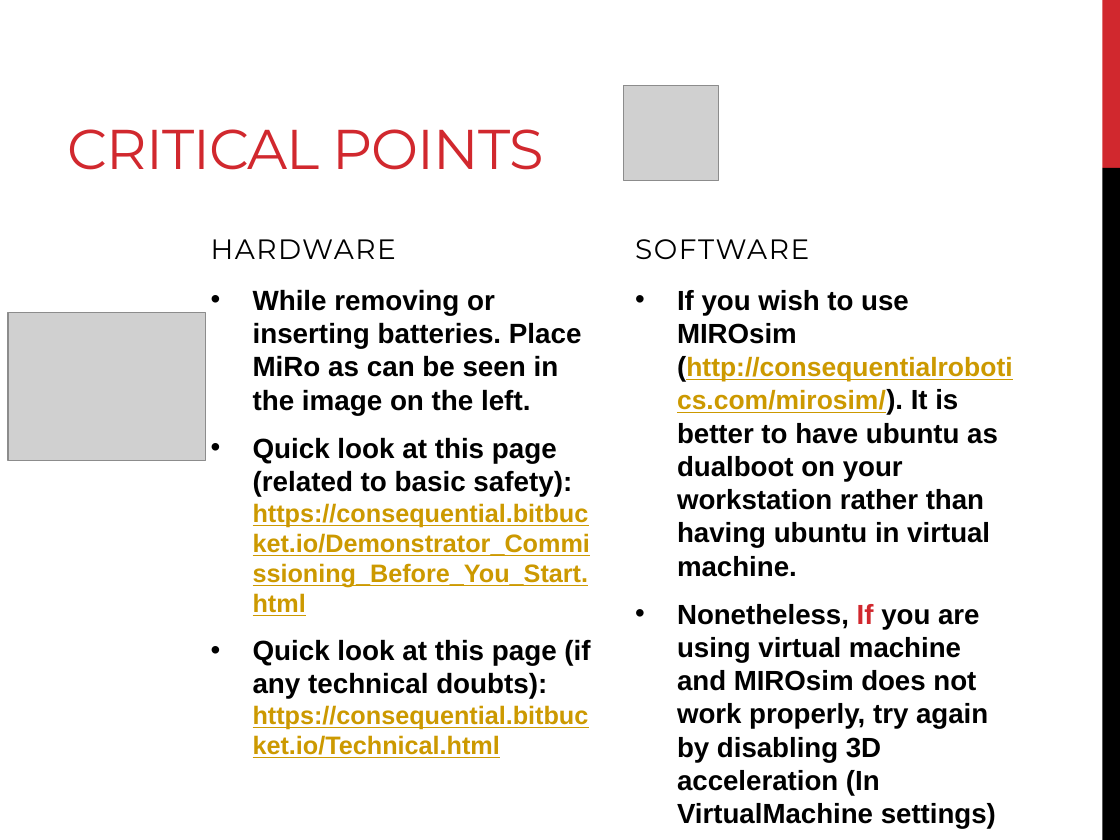
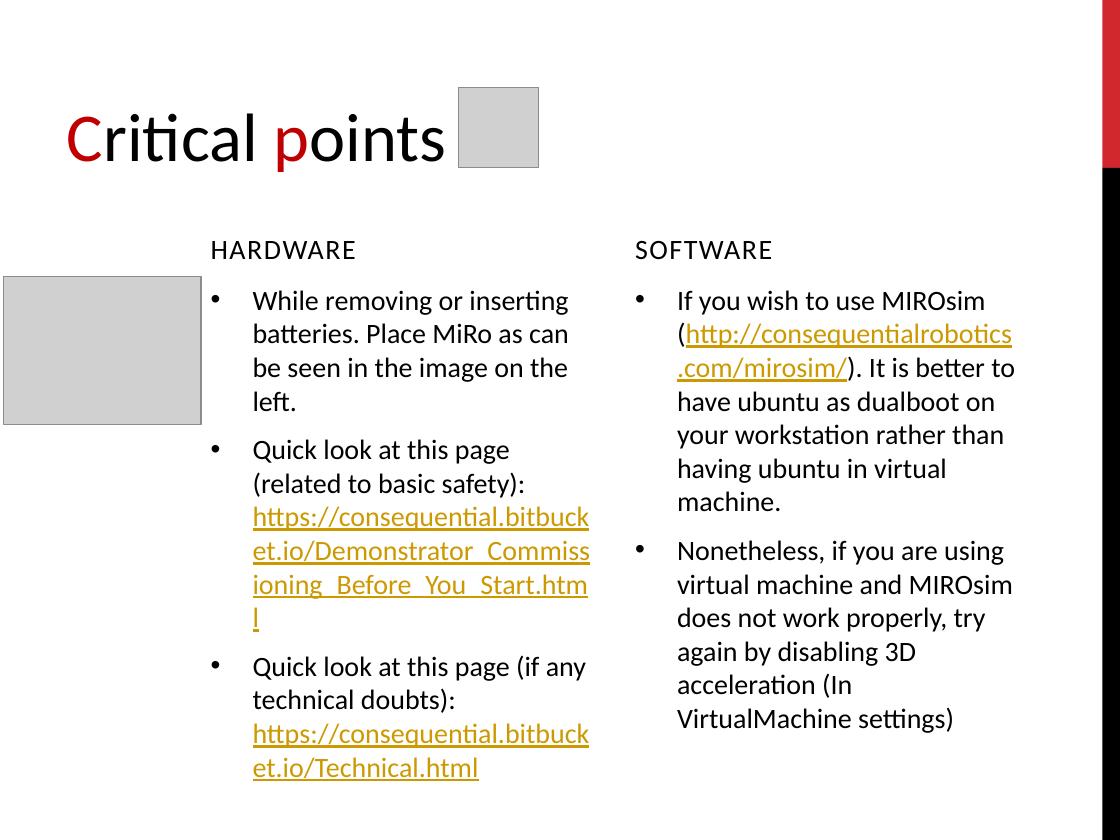
Before and after one commit to EmaroLab/MIRO, a slide deck: slide 6 of MIRO_setup.pptx (slide 4 before the commit). Drawn at 1120x840 pixels with LibreOffice and Linux fonts; fonts in the diff are those of the drawing; grey boxes stand for pictures. Boxes give left, top, right and bottom in pixels: in the first picture for what was removed or moved away, otherwise in the second. Text is boxed around its words. In the diff, an @@ line names an element or a change of style, - is before the commit and + after.

```diff
--- a/MIRO_setup.pptx
+++ b/MIRO_setup.pptx
@@ picture: place and size @@
-picture at bbox=[624, 86, 719, 181]
+picture at bbox=[458, 87, 538, 167]
@@ text added at bbox=[67, 113, 447, 172], 44 pt, text #000000 @@
+Critical points
@@ title removed at bbox=[67, 129, 544, 170] @@
-CRITICAL POINTS
@@ text "HARDWARE" at bbox=[211, 241, 356, 259]: font Montserrat to Calibri @@
@@ text "SOFTWARE" at bbox=[635, 241, 772, 260]: font Montserrat to Calibri @@
@@ picture: place and size @@
-picture at bbox=[8, 312, 205, 460]
+picture at bbox=[3, 277, 200, 424]
@@ text "While removing or inserting batteries. ..." at bbox=[253, 290, 591, 781]: size 17.9 to 18 pt in "While removing or inserting batteries. Place MiRo ...", "Quick look at this page (related to ...", "Quick look at this page (if any ..."; font Arial to Calibri, bold off; size 16.1 to 18 pt in "https://consequential.bitbucket.io/Demonstrator_Commissionin ...", "https://consequential.bitbucket.io/Technical.html" @@
@@ text at bbox=[677, 290, 1015, 512]: size 17.8 to 18 pt, font Arial to Calibri, bold off in "If you wish to use MIROsim (http://consequentialrobotics.com ..."; size 17.1 to 18 pt in "(http://consequentialrobotics.com/mirosim/)." @@
@@ text at bbox=[677, 540, 1013, 733]: text changed; size 17.8 to 18 pt; font Arial to Calibri; bold off @@
-• Nonetheless, If you are using virtual machine and MIROsim does not work properly, try again by disabling 3D acceleration (In VirtualMachine settings)
+• Nonetheless, if you are using virtual machine and MIROsim does not work properly, try again by disabling 3D acceleration (In VirtualMachine settings)
```
Also in this commit, not shown: 10 other slides changed, 2 slides added, 1 slide removed, 3 other files.
